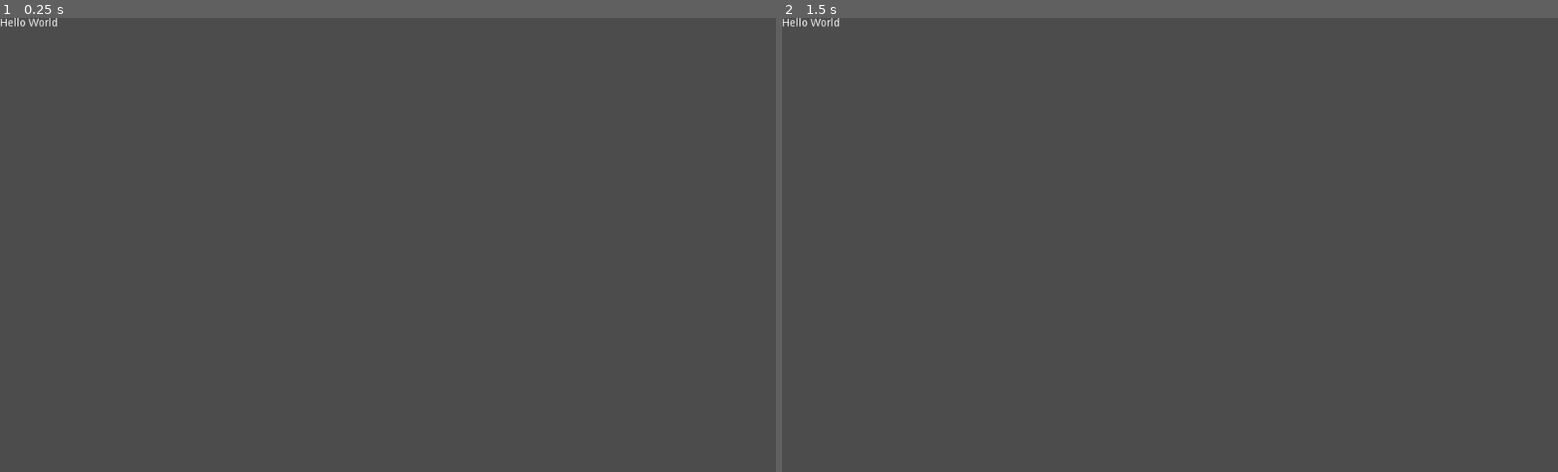
Above: before the commit, frames 1-2 (left to right).
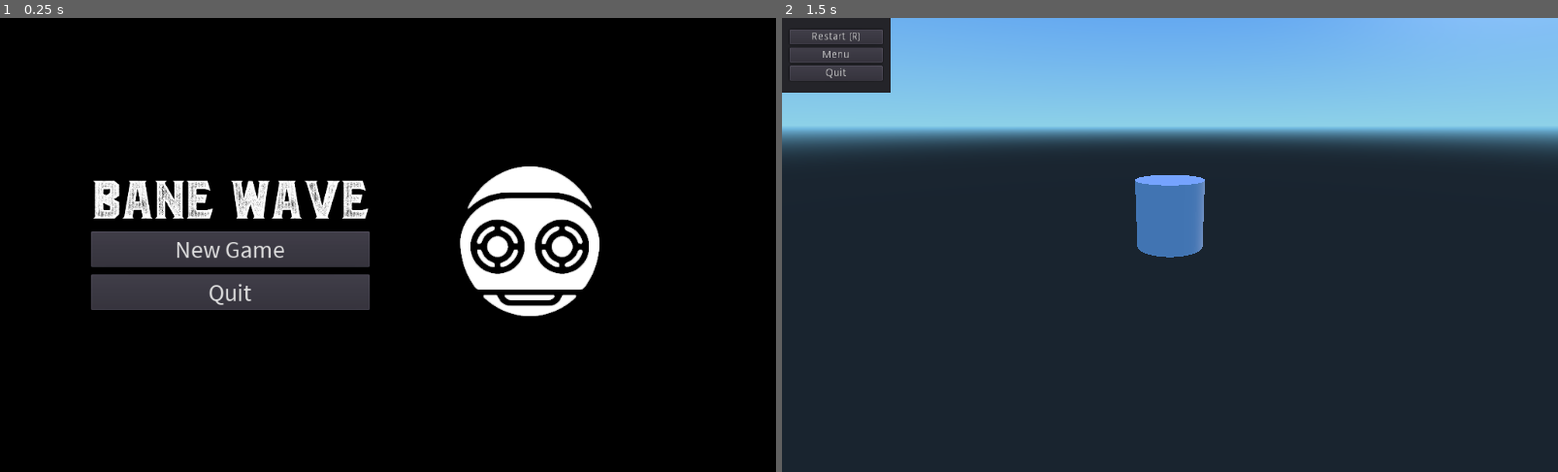
Above: after the commit, the same moments.

Repository: lokimckay-graveyard/game-off-2018
Game: Godot game, scene res://menu/main_menu.tscn
The game is run twice, just before and just after one commit, with the same random seed, the same clock (stepped at 60 frames per second) and the same inputs. Before the commit the project starts from res://Scene/hello_world.tscn.
Inputs (mouse positions are in pixels of both pictures, inside the frame that each line leads up to):
- Up to frame 1 (0.25 s): no input
- Up to frame 2 (1.5 s): click (1014, 249) at 0.5 s, where only the run after the commit has a clickable "New Game"; click (836, 36) at 1.25 s, where only the run after the commit has a clickable "Restart (R)"

The runs differ from the first frame. In frame 1, 95% of the frame differs, in the area x 0-100%, y 0-100%; in frame 2, 99%.

Commit message:
[GH-4] Add barebones menu and game scenes

Diff:
--- a/godot/Scene/hello_world.tscn
+++ /dev/null
@@ -1,20 +0,0 @@
-[gd_scene format=2]
-
-[node name="Label" type="Label" index="0"]
-
-anchor_left = 0.0
-anchor_top = 0.0
-anchor_right = 0.0
-anchor_bottom = 0.0
-margin_right = 40.0
-margin_bottom = 14.0
-rect_pivot_offset = Vector2( 0, 0 )
-rect_clip_content = false
-mouse_filter = 2
-mouse_default_cursor_shape = 0
-size_flags_horizontal = 1
-size_flags_vertical = 4
-text = "Hello World"
-percent_visible = 1.0
-lines_skipped = 0
-max_lines_visible = -1
--- /dev/null
+++ b/godot/game.tscn
@@ -0,0 +1,61 @@
+[gd_scene load_steps=3 format=2]
+
+[ext_resource path="res://gui/debug_overlay.tscn" type="PackedScene" id=1]
+
+[sub_resource type="CylinderMesh" id=1]
+
+custom_aabb = AABB( 0, 0, 0, 0, 0, 0 )
+top_radius = 1.0
+bottom_radius = 1.0
+height = 2.0
+radial_segments = 64
+rings = 4
+
+[node name="Root" type="Node" index="0"]
+
+_sections_unfolded = [ "Transform" ]
+
+[node name="DebugOverlay" parent="." index="0" instance=ExtResource( 1 )]
+
+[node name="PlayerPlaceholder" type="Spatial" parent="." index="1"]
+
+editor/display_folded = true
+
+[node name="PlayerMesh" type="MeshInstance" parent="PlayerPlaceholder" index="0"]
+
+transform = Transform( 1, 0, 0, 0, 1, 0, 0, 0, 1, 0, 1, 0 )
+layers = 1
+material_override = null
+cast_shadow = 1
+extra_cull_margin = 0.0
+use_in_baked_light = false
+lod_min_distance = 0.0
+lod_min_hysteresis = 0.0
+lod_max_distance = 0.0
+lod_max_hysteresis = 0.0
+mesh = SubResource( 1 )
+skeleton = NodePath("..")
+material/0 = null
+_sections_unfolded = [ "Transform" ]
+
+[node name="CameraRig" type="Spatial" parent="." index="2"]
+
+transform = Transform( 0.707107, -0.241845, 0.664463, 0, 0.939693, 0.34202, -0.707107, -0.241845, 0.664463, 0, 0, 0 )
+_sections_unfolded = [ "Transform" ]
+
+[node name="Camera" type="Camera" parent="CameraRig" index="0"]
+
+transform = Transform( 1, 0, 0, 0, 1, 0, 0, 0, 1, 0, 0, 10 )
+keep_aspect = 1
+cull_mask = 1048575
+environment = null
+h_offset = 0.0
+v_offset = 0.0
+doppler_tracking = 0
+projection = 0
+current = false
+fov = 70.0
+size = 1.0
+near = 0.05
+far = 100.0
+_sections_unfolded = [ "Transform" ]
--- /dev/null
+++ b/godot/gui/debug_overlay.gd
@@ -0,0 +1,10 @@
+extends Panel
+
+func _on_Restart_pressed():
+	game_manager.restart()
+
+func _on_Menu_pressed():
+	game_manager.quitToMenu()
+
+func _on_Quit_pressed():
+	game_manager.quit()
--- /dev/null
+++ b/godot/gui/debug_overlay.tscn
@@ -0,0 +1,134 @@
+[gd_scene load_steps=2 format=2]
+
+[ext_resource path="res://gui/debug_overlay.gd" type="Script" id=1]
+
+[node name="DebugOverlay" type="Panel"]
+
+anchor_left = 0.0
+anchor_top = 0.0
+anchor_right = 0.0
+anchor_bottom = 0.0
+margin_right = 143.0
+margin_bottom = 99.0
+rect_pivot_offset = Vector2( 0, 0 )
+rect_clip_content = false
+mouse_filter = 0
+mouse_default_cursor_shape = 0
+size_flags_horizontal = 1
+size_flags_vertical = 1
+script = ExtResource( 1 )
+_sections_unfolded = [ "Size Flags" ]
+
+[node name="MarginContainer" type="MarginContainer" parent="." index="0"]
+
+anchor_left = 0.0
+anchor_top = 0.0
+anchor_right = 1.0
+anchor_bottom = 1.0
+rect_pivot_offset = Vector2( 0, 0 )
+rect_clip_content = false
+mouse_filter = 0
+mouse_default_cursor_shape = 0
+size_flags_horizontal = 1
+size_flags_vertical = 1
+custom_constants/margin_right = 10
+custom_constants/margin_top = 10
+custom_constants/margin_left = 10
+custom_constants/margin_bottom = 10
+_sections_unfolded = [ "custom_constants" ]
+
+[node name="VBoxContainer" type="VBoxContainer" parent="MarginContainer" index="0"]
+
+anchor_left = 0.0
+anchor_top = 0.0
+anchor_right = 0.0
+anchor_bottom = 0.0
+margin_left = 10.0
+margin_top = 10.0
+margin_right = 133.0
+margin_bottom = 89.0
+rect_pivot_offset = Vector2( 0, 0 )
+rect_clip_content = false
+mouse_filter = 1
+mouse_default_cursor_shape = 0
+size_flags_horizontal = 1
+size_flags_vertical = 1
+alignment = 1
+
+[node name="Restart" type="Button" parent="MarginContainer/VBoxContainer" index="0"]
+
+anchor_left = 0.0
+anchor_top = 0.0
+anchor_right = 0.0
+anchor_bottom = 0.0
+margin_top = 5.0
+margin_right = 123.0
+margin_bottom = 25.0
+rect_pivot_offset = Vector2( 0, 0 )
+rect_clip_content = false
+focus_mode = 2
+mouse_filter = 0
+mouse_default_cursor_shape = 0
+size_flags_horizontal = 1
+size_flags_vertical = 1
+toggle_mode = false
+enabled_focus_mode = 2
+shortcut = null
+group = null
+text = "Restart (R)"
+flat = false
+align = 1
+
+[node name="Menu" type="Button" parent="MarginContainer/VBoxContainer" index="1"]
+
+anchor_left = 0.0
+anchor_top = 0.0
+anchor_right = 0.0
+anchor_bottom = 0.0
+margin_top = 29.0
+margin_right = 123.0
+margin_bottom = 49.0
+rect_pivot_offset = Vector2( 0, 0 )
+rect_clip_content = false
+focus_mode = 2
+mouse_filter = 0
+mouse_default_cursor_shape = 0
+size_flags_horizontal = 1
+size_flags_vertical = 1
+toggle_mode = false
+enabled_focus_mode = 2
+shortcut = null
+group = null
+text = "Menu"
+flat = false
+align = 1
+
+[node name="Quit" type="Button" parent="MarginContainer/VBoxContainer" index="2"]
+
+anchor_left = 0.0
+anchor_top = 0.0
+anchor_right = 0.0
+anchor_bottom = 0.0
+margin_top = 53.0
+margin_right = 123.0
+margin_bottom = 73.0
+rect_pivot_offset = Vector2( 0, 0 )
+rect_clip_content = false
+focus_mode = 2
+mouse_filter = 0
+mouse_default_cursor_shape = 0
+size_flags_horizontal = 1
+size_flags_vertical = 1
+toggle_mode = false
+enabled_focus_mode = 2
+shortcut = null
+group = null
+text = "Quit"
+flat = false
+align = 1
+
+[connection signal="pressed" from="MarginContainer/VBoxContainer/Restart" to="." method="_on_Restart_pressed"]
+
+[connection signal="pressed" from="MarginContainer/VBoxContainer/Menu" to="." method="_on_Menu_pressed"]
+
+[connection signal="pressed" from="MarginContainer/VBoxContainer/Quit" to="." method="_on_Quit_pressed"]
--- /dev/null
+++ b/godot/manager/game_manager.gd
@@ -0,0 +1,30 @@
+extends Node
+
+# TODO
+const states = {
+	"menu": "menu",
+	"playing": "playing",
+	"paused": "paused",
+	"gameover": "gameover"
+}
+
+var gameState = states.menu
+
+func updateGameState(newState):
+	logger.write("New game state: " + newState)
+	gameState = newState
+
+func start():
+	updateGameState(states.playing)
+	scene_manager.loadScene(scene_manager.scenes.game)
+
+func restart():
+	# TODO: Extra reset logic
+	start()
+
+func quitToMenu():
+	updateGameState(states.menu)
+	scene_manager.loadScene(scene_manager.scenes.mainMenu)
+
+func quit():
+	scene_manager.quit()
--- /dev/null
+++ b/godot/manager/logger.gd
@@ -0,0 +1,4 @@
+extends Node
+
+func write(message):
+	print("[LOGGER] " + message)
--- /dev/null
+++ b/godot/manager/scene_manager.gd
@@ -0,0 +1,29 @@
+extends Node
+
+# source: http://docs.godotengine.org/en/stable/getting_started/step_by_step/singletons_autoload.html
+
+var scenes = {
+		"mainMenu": "res://menu/main_menu.tscn",
+		"game": "res://game.tscn"
+	}
+
+var current_scene = null
+
+func _ready():
+	var root = get_tree().get_root()
+	current_scene = root.get_child(root.get_child_count() -1)
+
+func loadScene(path):
+	logger.write("Loading scene: " + path)
+	call_deferred("_deferred_goto_scene", path)
+
+func _deferred_goto_scene(path):
+	current_scene.free()
+	var s = ResourceLoader.load(path)
+	current_scene = s.instance()
+
+	get_tree().get_root().add_child(current_scene)
+	get_tree().set_current_scene(current_scene)
+
+func quit():
+	get_tree().quit()
--- /dev/null
+++ b/godot/menu/main_menu.gd
@@ -0,0 +1,8 @@
+extends Node
+
+func _on_New_Game_pressed():
+	game_manager.start()
+
+
+func _on_Quit_pressed():
+	game_manager.quit()
--- /dev/null
+++ b/godot/menu/main_menu.tscn
@@ -0,0 +1,207 @@
+[gd_scene load_steps=5 format=2]
+
+[ext_resource path="res://menu/main_menu.gd" type="Script" id=1]
+[ext_resource path="res://menu/img/text_white.png" type="Texture" id=2]
+[ext_resource path="res://menu/source_sans.tres" type="DynamicFont" id=3]
+[ext_resource path="res://menu/img/logo_white.png" type="Texture" id=4]
+
+[node name="Root" type="Node"]
+
+script = ExtResource( 1 )
+_sections_unfolded = [ "custom_constants" ]
+
+[node name="Background" type="ColorRect" parent="." index="0"]
+
+anchor_left = 0.0
+anchor_top = 0.0
+anchor_right = 1.0
+anchor_bottom = 1.0
+rect_pivot_offset = Vector2( 0, 0 )
+rect_clip_content = false
+mouse_filter = 0
+mouse_default_cursor_shape = 0
+size_flags_horizontal = 1
+size_flags_vertical = 1
+color = Color( 0, 0, 0, 1 )
+
+[node name="UIContainer" type="MarginContainer" parent="." index="1"]
+
+anchor_left = 0.0
+anchor_top = 0.0
+anchor_right = 1.0
+anchor_bottom = 1.0
+rect_pivot_offset = Vector2( 0, 0 )
+rect_clip_content = false
+mouse_filter = 0
+mouse_default_cursor_shape = 0
+size_flags_horizontal = 1
+size_flags_vertical = 1
+custom_constants/margin_right = 120
+custom_constants/margin_top = 80
+custom_constants/margin_left = 120
+custom_constants/margin_bottom = 80
+_sections_unfolded = [ "custom_constants" ]
+
+[node name="Row" type="HBoxContainer" parent="UIContainer" index="0"]
+
+anchor_left = 0.0
+anchor_top = 0.0
+anchor_right = 0.0
+anchor_bottom = 0.0
+margin_left = 120.0
+margin_top = 80.0
+margin_right = 904.0
+margin_bottom = 520.0
+rect_pivot_offset = Vector2( 0, 0 )
+rect_clip_content = false
+mouse_filter = 1
+mouse_default_cursor_shape = 0
+size_flags_horizontal = 1
+size_flags_vertical = 1
+alignment = 0
+
+[node name="LeftColumn" type="VBoxContainer" parent="UIContainer/Row" index="0"]
+
+anchor_left = 0.0
+anchor_top = 0.0
+anchor_right = 0.0
+anchor_bottom = 0.0
+margin_right = 368.0
+margin_bottom = 440.0
+rect_pivot_offset = Vector2( 0, 0 )
+rect_clip_content = false
+mouse_filter = 1
+mouse_default_cursor_shape = 0
+size_flags_horizontal = 1
+size_flags_vertical = 1
+custom_constants/separation = 15
+alignment = 1
+_sections_unfolded = [ "custom_constants" ]
+
+[node name="Title" type="TextureRect" parent="UIContainer/Row/LeftColumn" index="0"]
+
+anchor_left = 0.0
+anchor_top = 0.0
+anchor_right = 0.0
+anchor_bottom = 0.0
+margin_top = 133.0
+margin_right = 368.0
+margin_bottom = 187.0
+rect_pivot_offset = Vector2( 0, 0 )
+rect_clip_content = false
+mouse_filter = 1
+mouse_default_cursor_shape = 0
+size_flags_horizontal = 1
+size_flags_vertical = 1
+texture = ExtResource( 2 )
+stretch_mode = 0
+
+[node name="MenuOptions" type="VBoxContainer" parent="UIContainer/Row/LeftColumn" index="1"]
+
+anchor_left = 0.0
+anchor_top = 0.0
+anchor_right = 0.0
+anchor_bottom = 0.0
+margin_top = 202.0
+margin_right = 368.0
+margin_bottom = 306.0
+rect_pivot_offset = Vector2( 0, 0 )
+rect_clip_content = false
+mouse_filter = 1
+mouse_default_cursor_shape = 0
+size_flags_horizontal = 1
+size_flags_vertical = 1
+custom_constants/separation = 10
+alignment = 0
+_sections_unfolded = [ "Size Flags", "custom_constants" ]
+
+[node name="New Game" type="Button" parent="UIContainer/Row/LeftColumn/MenuOptions" index="0"]
+
+anchor_left = 0.0
+anchor_top = 0.0
+anchor_right = 0.0
+anchor_bottom = 0.0
+margin_right = 368.0
+margin_bottom = 47.0
+rect_pivot_offset = Vector2( 0, 0 )
+rect_clip_content = false
+focus_mode = 2
+mouse_filter = 0
+mouse_default_cursor_shape = 0
+size_flags_horizontal = 1
+size_flags_vertical = 1
+custom_fonts/font = ExtResource( 3 )
+toggle_mode = false
+enabled_focus_mode = 2
+shortcut = null
+group = null
+text = "New Game"
+flat = false
+align = 1
+
+[node name="Quit" type="Button" parent="UIContainer/Row/LeftColumn/MenuOptions" index="1"]
+
+anchor_left = 0.0
+anchor_top = 0.0
+anchor_right = 0.0
+anchor_bottom = 0.0
+margin_top = 57.0
+margin_right = 368.0
+margin_bottom = 104.0
+rect_pivot_offset = Vector2( 0, 0 )
+rect_clip_content = false
+focus_mode = 2
+mouse_filter = 0
+mouse_default_cursor_shape = 0
+size_flags_horizontal = 1
+size_flags_vertical = 1
+custom_fonts/font = ExtResource( 3 )
+toggle_mode = false
+enabled_focus_mode = 2
+shortcut = null
+group = null
+text = "Quit"
+flat = false
+align = 1
+_sections_unfolded = [ "custom_fonts" ]
+
+[node name="RightColumn" type="CenterContainer" parent="UIContainer/Row" index="1"]
+
+anchor_left = 0.0
+anchor_top = 0.0
+anchor_right = 0.0
+anchor_bottom = 0.0
+margin_left = 372.0
+margin_right = 784.0
+margin_bottom = 440.0
+rect_pivot_offset = Vector2( 0, 0 )
+rect_clip_content = false
+mouse_filter = 0
+mouse_default_cursor_shape = 0
+size_flags_horizontal = 3
+size_flags_vertical = 3
+use_top_left = false
+_sections_unfolded = [ "Size Flags" ]
+
+[node name="Logo" type="TextureRect" parent="UIContainer/Row/RightColumn" index="0"]
+
+anchor_left = 0.0
+anchor_top = 0.0
+anchor_right = 0.0
+anchor_bottom = 0.0
+margin_left = 100.0
+margin_top = 98.0
+margin_right = 312.0
+margin_bottom = 342.0
+rect_pivot_offset = Vector2( 0, 0 )
+rect_clip_content = false
+mouse_filter = 1
+mouse_default_cursor_shape = 0
+size_flags_horizontal = 1
+size_flags_vertical = 1
+texture = ExtResource( 4 )
+stretch_mode = 0
+
+[connection signal="pressed" from="UIContainer/Row/LeftColumn/MenuOptions/New Game" to="." method="_on_New_Game_pressed"]
+
+[connection signal="pressed" from="UIContainer/Row/LeftColumn/MenuOptions/Quit" to="." method="_on_Quit_pressed"]
--- /dev/null
+++ b/godot/menu/source_sans.tres
@@ -0,0 +1,11 @@
+[gd_resource type="DynamicFont" load_steps=2 format=2]
+
+[ext_resource path="res://menu/SourceSansPro-Regular.ttf" type="DynamicFontData" id=1]
+
+[resource]
+
+size = 32
+use_mipmaps = false
+use_filter = false
+font_data = ExtResource( 1 )
+_sections_unfolded = [ "Font", "Settings" ]
--- a/godot/project.godot
+++ b/godot/project.godot
@@ -11,8 +11,14 @@
 [application]
 
 config/name="GHGO18"
-run/main_scene="res://Scene/hello_world.tscn"
+run/main_scene="res://menu/main_menu.tscn"
 config/icon="res://icon.png"
+
+[autoload]
+
+scene_manager="*res://manager/scene_manager.gd"
+logger="*res://manager/logger.gd"
+game_manager="*res://manager/game_manager.gd"
 
 [rendering]
 
Binary file added: godot/menu/SourceSansPro-Regular.ttf
Binary file added: godot/menu/img/logo_white.png
Not shown, added: godot/menu/img/logo_white.png.import
Binary file added: godot/menu/img/text_white.png
Not shown, added: godot/menu/img/text_white.png.import
